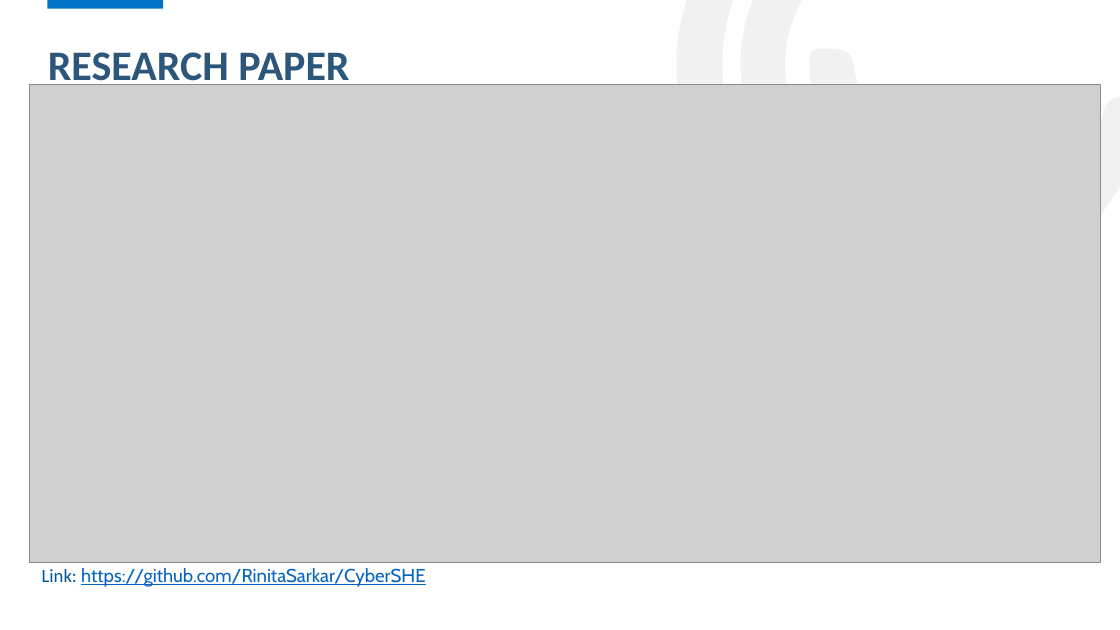
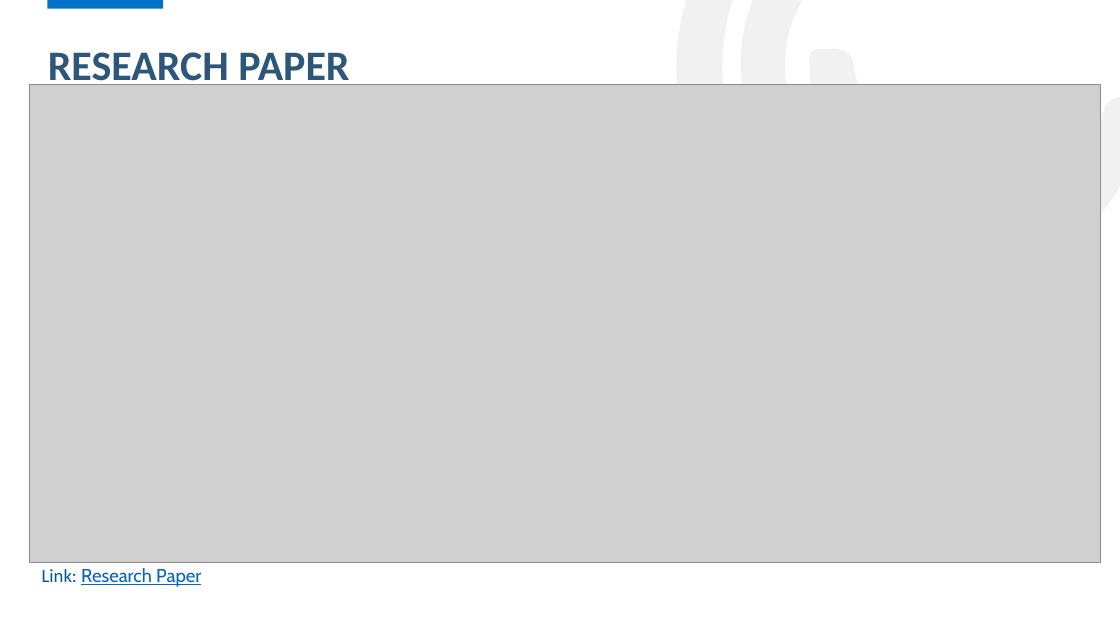
Before and after one commit to RinitaSarkar/CyberSHE, a slide deck: slide 9 of Hack For SAFE.pptx. Drawn at 1120x630 pixels with LibreOffice and Linux fonts; fonts in the diff are those of the drawing; grey boxes stand for pictures. Boxes give left, top, right and bottom in pixels: in the first picture for what was removed or moved away, otherwise in the second. Text is boxed around its words. In the diff, an @@ line names an element or a change of style, - is before the commit and + after.

Commit message:
Updated the research paper link

```diff
--- a/Hack For SAFE.pptx
+++ b/Hack For SAFE.pptx
@@ text at box(42, 568, 201, 587): text changed @@
-Link: https://github.com/RinitaSarkar/CyberSHE
+Link: Research Paper
```
